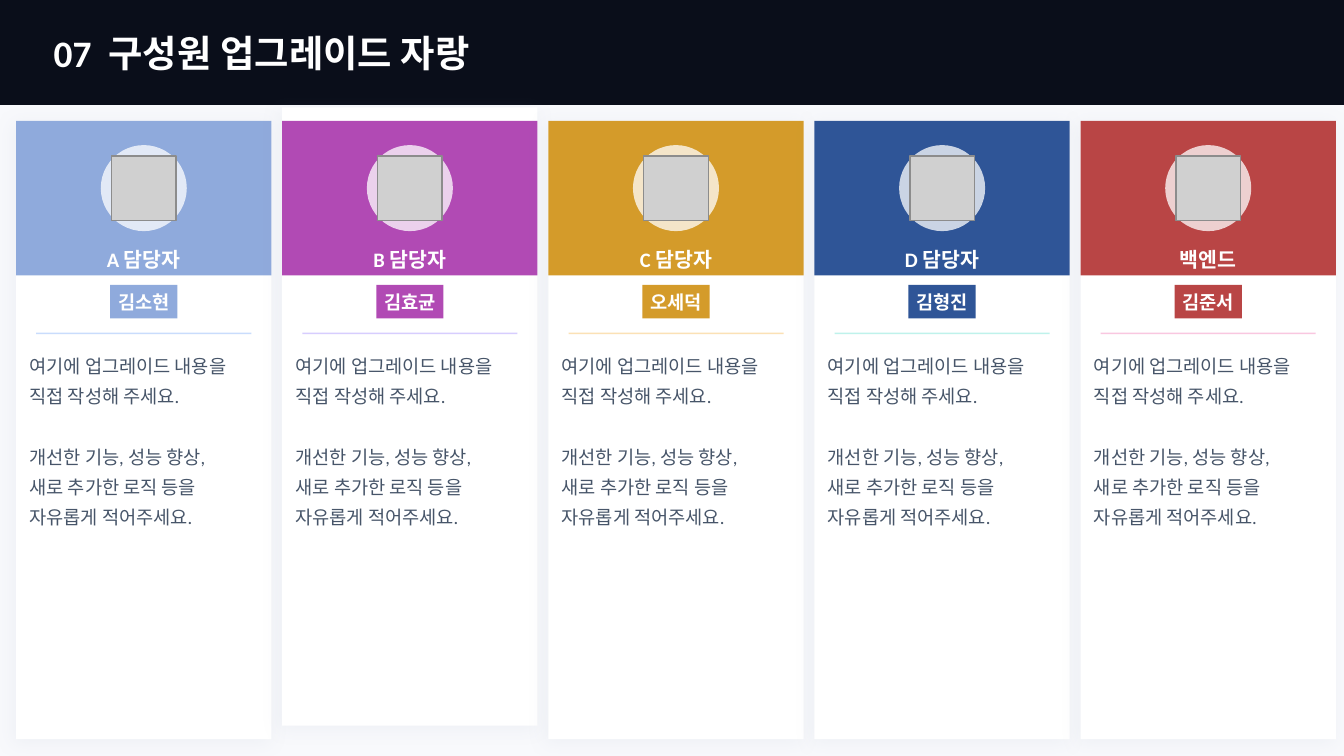
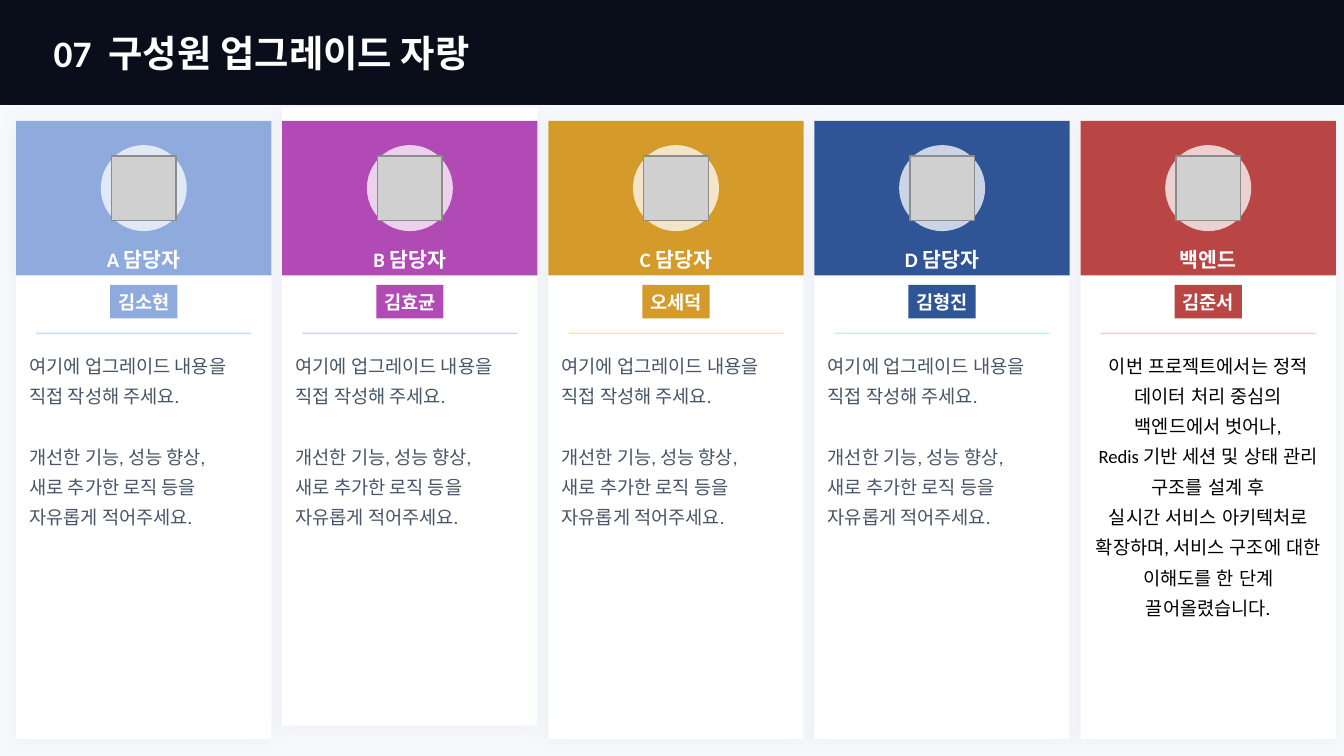
Before and after one commit to gibsifnger/youth-sync, a slide deck: slide 7 of youth_sync.pptx. Drawn at 1344x756 pixels with LibreOffice and Linux fonts; fonts in the diff are those of the drawing; grey boxes stand for pictures. Boxes give left, top, right and bottom in pixels: in the first picture for what was removed or moved away, otherwise in the second. Text is boxed around its words. In the diff, an @@ line names an element or a change of style, - is before the commit and + after.

Commit message:
백엔드 내용 추가

```diff
--- a/youth_sync.pptx
+++ b/youth_sync.pptx
@@ text at bbox=[1096, 357, 1320, 617]: text changed; text colour #475569 to #000000 @@
-여기에 업그레이드 내용을
-직접 작성해 주세요.
-개선한 기능, 성능 향상,
-새로 추가한 로직 등을
-자유롭게 적어주세요.
+이번 프로젝트에서는 정적 데이터 처리 중심의 백엔드에서 벗어나,
+Redis 기반 세션 및 상태 관리 구조를 설계 후
+실시간 서비스 아키텍처로 확장하며, 서비스 구조에 대한 이해도를 한 단계 끌어올렸습니다.
```
Also in this commit, not shown: 2 other slides changed.
